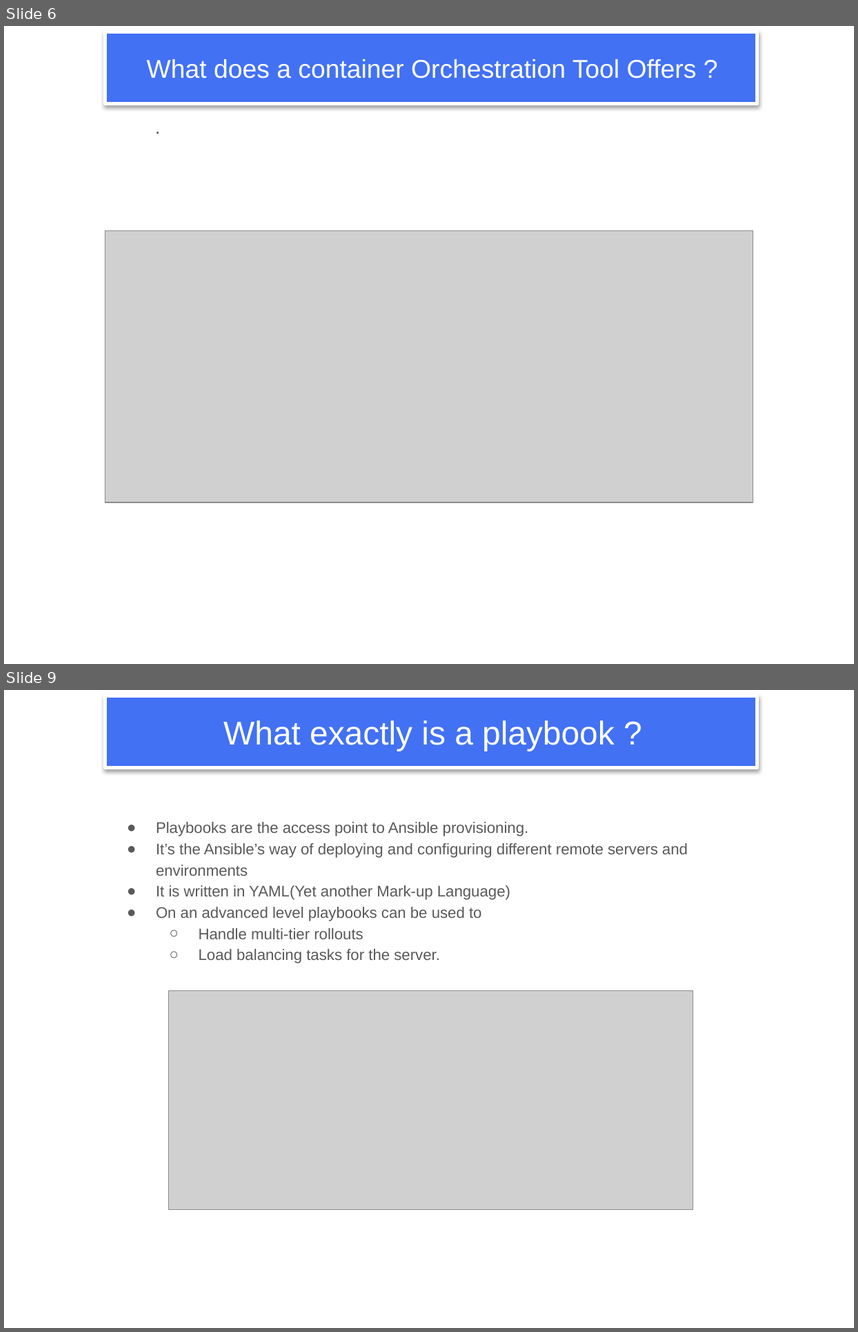
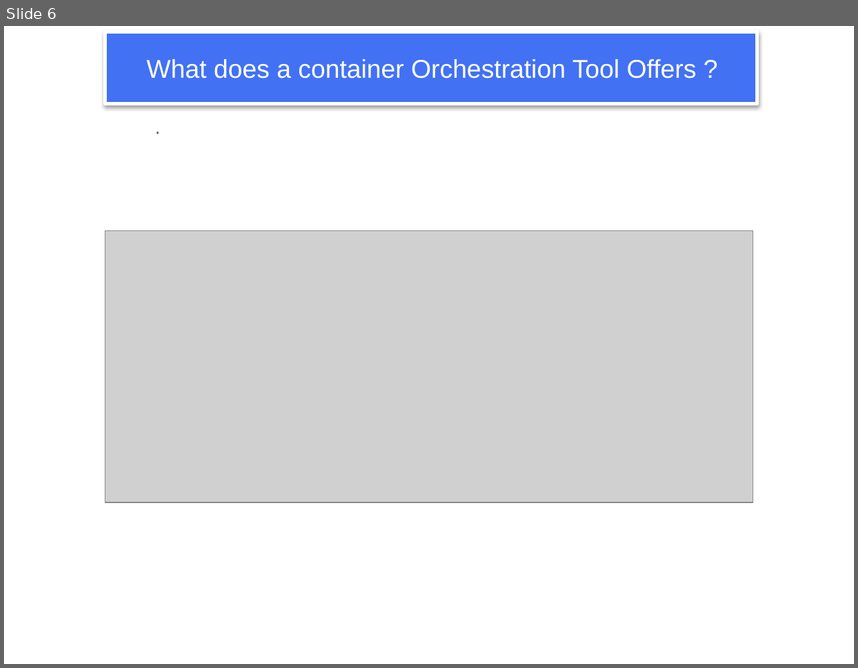
Before and after one commit to NubeEra-Abad/EmpDailyActivities, a slide deck: Module 12_Kubernetes Overview_Container Orchestration/06_Introduction to Kubernetes.pptx. Shown one above the other, each under a label of ours: slides 6 and 9 before the commit, slide 6 after it; the slides between them are not shown. The pictures are 858x1332 and 858x668 pixels, drawn with LibreOffice and Linux fonts; fonts in the diff are those of the drawing; grey boxes stand for pictures; background and template pictures are left out. Boxes give left, top, right and bottom in pixels: in the first picture for what was removed or moved away, otherwise in the second. Text is boxed around its words. In the diff, an @@ line names an element or a change of style, - is before the commit and + after.

```diff
--- a/Module 12_Kubernetes Overview_Container Orchestration/06_Introduction to Kubernetes.pptx
+++ b/Module 12_Kubernetes Overview_Container Orchestration/06_Introduction to Kubernetes.pptx
@@ slide 9 removed at [4, 690, 854, 1328], background #FFFFFF; not listed: 1 template element that a slide beside it also shows @@
@@ title removed at [223, 720, 615, 751] @@
-What exactly is a playbook ?
@@ text removed at [156, 822, 688, 963] @@
-● Playbooks are the access point to Ansible provisioning.
-● It’s the Ansible’s way of deploying and configuring different remote servers and environments
-● It is written in YAML(Yet another Mark-up Language)
-● On an advanced level playbooks can be used to
-  ○ Handle multi-tier rollouts
-  ○ Load balancing tasks for the server.
@@ picture removed at [168, 990, 693, 1210] @@
```
Also in this commit, not shown: 1 slide changed, 11 slides added, 5 other slides removed, 3 other files.
